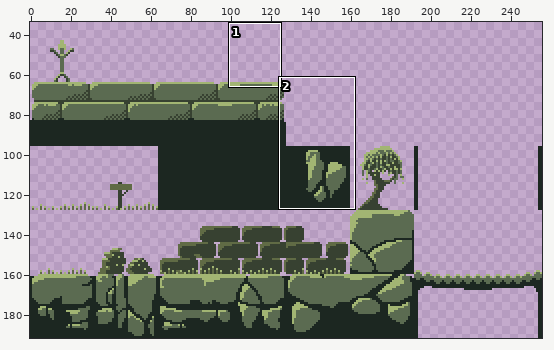
Two versions of one sprite sheet, img/tilest/dom1.png. Above: a wide view before the commit, with the close-up outlined.
Close-up. First the earlier version:
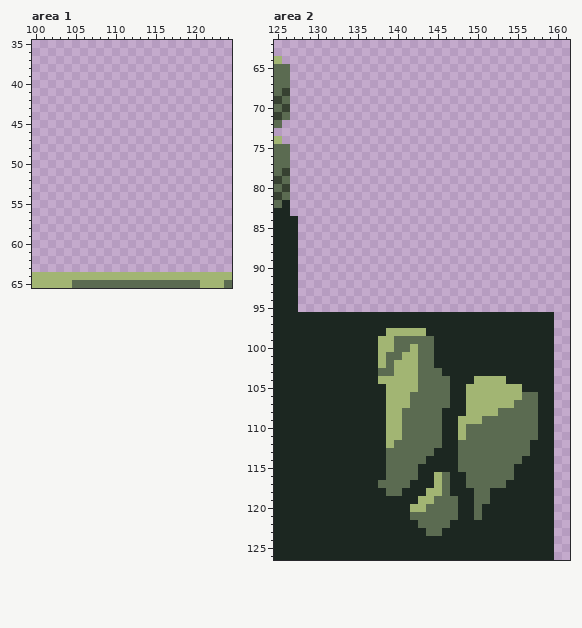
The file is 512x384 pixels, drawn in blocks of 2x2; one block is one cell here. Shown: area 1: x 100..124, y 35..65; area 2: x 125..161, y 62..126. The wide view leaves out empty margins. The commit also changed other parts of the picture, which this record leaves out.
Now the later version:
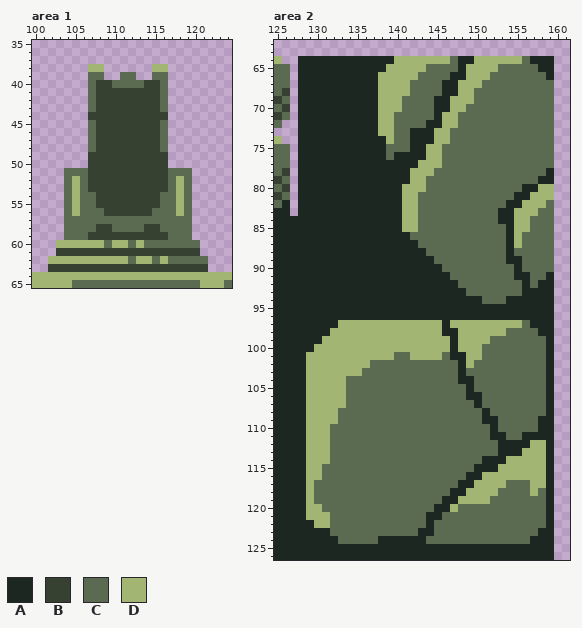
Palette (. is transparent): A #1c2721  B #374131  C #5b6b51  D #a2b573
Edits made:
--- area 1
@@ x 100..124 @@
 37 .........................
-38 .........................
-39 .........................
-40 .........................
-41 .........................
-42 .........................
-43 .........................
-44 .........................
-45 .........................
-46 .........................
-47 .........................
-48 .........................
-49 .........................
-50 .........................
-51 .........................
-52 .........................
-53 .........................
-54 .........................
-55 .........................
-56 .........................
-57 .........................
-58 .........................
-59 .........................
-60 .........................
-61 .........................
-62 .........................
-63 .........................
+38 .......DD......DD........
+39 .......CC..CC..CC........
+40 .......CBBCCCCBBC........
+41 .......CBBBBBBBBC........
+42 .......CBBBBBBBBC........
+43 .......CBBBBBBBBC........
+44 .......BBBBBBBBBB........
+45 .......CBBBBBBBBC........
+46 .......CBBBBBBBBC........
+47 .......CBBBBBBBBC........
+48 .......CBBBBBBBBC........
+49 .......BBBBBBBBBB........
+50 .......BBBBBBBBBB........
+51 ....CCCBBBBBBBBBBCCC.....
+52 ....CDCBBBBBBBBBBCDC.....
+53 ....CDCBBBBBBBBBBCDC.....
+54 ....CDCCBBBBBBBBCCDC.....
+55 ....CDCCBBBBBBBBCCDC.....
+56 ....CDCCCBBBBBBCCCDC.....
+57 ....CCCCCCCCCCCCCCCC.....
+58 ....CCCCBBCCCCBBCCCC.....
+59 ....CCCBBBBBBBBBBCCC.....
+60 ...DDDDDDCDDCDCCCCCCC....
+61 ...BBBBBBBBBBBBBBBBBB....
+62 ..DDDDDDDDDDCDDCDCCCCC...
+63 ..BBBBBBBBBBBBBBBBBBBB...
 64 DDDDDDDDDDDDDDDDDDDDDDDDD
--- area 2
@@ x 125..161 @@
  63 .....................................
- 64 D....................................
- 65 CC...................................
- 66 CC...................................
- 67 CC...................................
- 68 CB...................................
- 69 BC...................................
- 70 CB...................................
- 71 BC...................................
- 72 C....................................
- 73 .....................................
- 74 D....................................
- 75 CC...................................
- 76 CC...................................
- 77 CC...................................
- 78 CB...................................
- 79 BC...................................
- 80 CB...................................
- 81 BC...................................
- 82 CA...................................
- 83 AA...................................
- 84 AAA..................................
- 85 AAA..................................
- 86 AAA..................................
- 87 AAA..................................
- 88 AAA..................................
- 89 AAA..................................
- 90 AAA..................................
- 91 AAA..................................
- 92 AAA..................................
- 93 AAA..................................
- 94 AAA..................................
- 95 AAA..................................
+ 64 D..AAAAAAAAAAAADDDDDDDCAADDDDDDCAAA..
+ 65 CC.AAAAAAAAAAADDDDDCCCCADDDDCCCCCAA..
+ 66 CC.AAAAAAAAAADDDDDCCCCAADDDCCCCCCCA..
+ 67 CC.AAAAAAAAAADDDDCCCCAADDDCCCCCCCCC..
+ 68 CB.AAAAAAAAAADDDDCCCCAADDCCCCCCCCCC..
+ 69 BC.AAAAAAAAAADDDCCCCAADDDCCCCCCCCCC..
+ 70 CB.AAAAAAAAAADDDCCCCAADDCCCCCCCCCCC..
+ 71 BC.AAAAAAAAAADDCCCCCADDCCCCCCCCCCCC..
+ 72 C..AAAAAAAAAADDCCCCAADDCCCCCCCCCCCC..
+ 73 ...AAAAAAAAAADDCCAAADDCCCCCCCCCCCCC..
+ 74 D..AAAAAAAAAAADCCAAADDCCCCCCCCCCCCC..
+ 75 CC.AAAAAAAAAAACCCAADDCCCCCCCCCCCCCC..
+ 76 CC.AAAAAAAAAAACAAAADDCCCCCCCCCCCCCC..
+ 77 CC.AAAAAAAAAAAAAAADDDCCCCCCCCCCCCCC..
+ 78 CB.AAAAAAAAAAAAAADDDCCCCCCCCCCCCCCA..
+ 79 BC.AAAAAAAAAAAAAADDCCCCCCCCCCCCCCAA..
+ 80 CB.AAAAAAAAAAAAADDDCCCCCCCCCCCCAADD..
+ 81 BC.AAAAAAAAAAAAADDCCCCCCCCCCCCAADDD..
+ 82 CA.AAAAAAAAAAAAADDCCCCCCCCCCCAADDDC..
+ 83 AA.AAAAAAAAAAAAADDCCCCCCCCCCAADDDCC..
+ 84 AAAAAAAAAAAAAAAADDCCCCCCCCCCAADDCCC..
+ 85 AAAAAAAAAAAAAAAADDCCCCCCCCCCCADDCCC..
+ 86 AAAAAAAAAAAAAAAAACCCCCCCCCCCCADCCCC..
+ 87 AAAAAAAAAAAAAAAAAACCCCCCCCCCCADCCCC..
+ 88 AAAAAAAAAAAAAAAAAAACCCCCCCCCCACCCCC..
+ 89 AAAAAAAAAAAAAAAAAAAACCCCCCCCCAACCCC..
+ 90 AAAAAAAAAAAAAAAAAAAAACCCCCCCCCACCCC..
+ 91 AAAAAAAAAAAAAAAAAAAAAACCCCCCCCAACCA..
+ 92 AAAAAAAAAAAAAAAAAAAAAAACCCCCCCCACAA..
+ 93 AAAAAAAAAAAAAAAAAAAAAAAACCCCCCCAAAA..
+ 94 AAAAAAAAAAAAAAAAAAAAAAAAAACCCAAAAAA..
+ 95 AAAAAAAAAAAAAAAAAAAAAAAAAAAAAAAAAAA..
  96 AAAAAAAAAAAAAAAAAAAAAAAAAAAAAAAAAAA..
- 97 AAAAAAAAAAAAAAAAAAAAAAAAAAAAAAAAAAA..
- 98 AAAAAAAAAAAAAADDDDDAAAAAAAAAAAAAAAA..
- 99 AAAAAAAAAAAAADDCCCCCAAAAAAAAAAAAAAA..
-100 AAAAAAAAAAAAADDCCDCCAAAAAAAAAAAAAAA..
-101 AAAAAAAAAAAAADCCDDCCAAAAAAAAAAAAAAA..
-102 AAAAAAAAAAAAADCDDDCCAAAAAAAAAAAAAAA..
-103 AAAAAAAAAAAAACCDDDCCCAAAAAAAAAAAAAA..
-104 AAAAAAAAAAAAADDDDDCCCCAAADDDDAAAAAA..
-105 AAAAAAAAAAAAAADDDDCCCCAADDDDDDDAAAA..
-106 AAAAAAAAAAAAAADDDCCCCCAADDDDDDDCCAA..
-107 AAAAAAAAAAAAAADDDCCCCCAADDDDDDCCCAA..
-108 AAAAAAAAAAAAAADDCCCCCAAADDDDCCCCCAA..
-109 AAAAAAAAAAAAAADDCCCCCAADDDCCCCCCCAA..
-110 AAAAAAAAAAAAAADDCCCCCAADCCCCCCCCCAA..
-111 AAAAAAAAAAAAAADDCCCCCAADCCCCCCCCCAA..
-112 AAAAAAAAAAAAAADCCCCCCAACCCCCCCCCAAA..
-113 AAAAAAAAAAAAAACCCCCCAAACCCCCCCCCAAA..
-114 AAAAAAAAAAAAAACCCCCAAAACCCCCCCCAAAA..
-115 AAAAAAAAAAAAAACCCCAAAAACCCCCCCAAAAA..
-116 AAAAAAAAAAAAAACCCCAADCAACCCCCCAAAAA..
-117 AAAAAAAAAAAAACCCCAAADCAACCCCCAAAAAA..
-118 AAAAAAAAAAAAAACCAAADDCAAACCAAAAAAAA..
-119 AAAAAAAAAAAAAAAAAADDCCCAACCAAAAAAAA..
-120 AAAAAAAAAAAAAAAAADDCCCCAACAAAAAAAAA..
-121 AAAAAAAAAAAAAAAAACCCCCCAACAAAAAAAAA..
-122 AAAAAAAAAAAAAAAAAACCCCAAAAAAAAAAAAA..
-123 AAAAAAAAAAAAAAAAAAACCAAAAAAAAAAAAAA..
-124 AAAAAAAAAAAAAAAAAAAAAAAAAAAAAAAAAAA..
+ 97 AAAAAAAADDDDDDDDDDDDDADDDDDDDDDCAAA..
+ 98 AAAAAAADDDDDDDDDDDDDDAADDDDDDCCCCAA..
+ 99 AAAAAADDDDDDDDDDDDDDDDADDDDCCCCCCCA..
+100 AAAAADDDDDDDDDDDDDDDDDADDDCCCCCCCCA..
+101 AAAADDDDDDDDDDDCCDDDDCAADDCCCCCCCCA..
+102 AAAADDDDDDDDCCCCCCCCCCCADCCCCCCCCCA..
+103 AAAADDDDDDDCCCCCCCCCCCCACCCCCCCCCCA..
+104 AAAADDDDDCCCCCCCCCCCCCCAACCCCCCCCCA..
+105 AAAADDDDDCCCCCCCCCCCCCCCACCCCCCCCCA..
+106 AAAADDDDDCCCCCCCCCCCCCCCAACCCCCCCCA..
+107 AAAADDDDDCCCCCCCCCCCCCCCCACCCCCCCCA..
+108 AAAADDDDCCCCCCCCCCCCCCCCCCACCCCCCCA..
+109 AAAADDDDCCCCCCCCCCCCCCCCCCAACCCCCAA..
+110 AAAADDDCCCCCCCCCCCCCCCCCCCCACCCCCAA..
+111 AAAADDDCCCCCCCCCCCCCCCCCCCCAACCAAAA..
+112 AAAADDDCCCCCCCCCCCCCCCCCCCCCAAAADDA..
+113 AAAADDDCCCCCCCCCCCCCCCCCCCCCAAADDDA..
+114 AAAADDDCCCCCCCCCCCCCCCCCCCAAADDDDDA..
+115 AAAADDCCCCCCCCCCCCCCCCCCCAAADDDDDDA..
+116 AAAADDCCCCCCCCCCCCCCCCCCAADDDDDDDDA..
+117 AAAADCCCCCCCCCCCCCCCCCCAADDDDCCCDDA..
+118 AAAADCCCCCCCCCCCCCCCCCAADDDDCCCCDCA..
+119 AAAADCCCCCCCCCCCCCCCCAADDDDCCCCCCCA..
+120 AAAADDCCCCCCCCCCCCCCAADCCCCCCCCCCCA..
+121 AAAADDDCCCCCCCCCCCCAACCCCCCCCCCCCCA..
+122 AAAAADDCCCCCCCCCCCCACCCCCCCCCCCCCCA..
+123 AAAAAAACCCCCCCCCCCAACCCCCCCCCCCCCAA..
+124 AAAAAAAACCCCCAAAAAACCCCCCCCCCCCCAAA..
 125 AAAAAAAAAAAAAAAAAAAAAAAAAAAAAAAAAAA..
